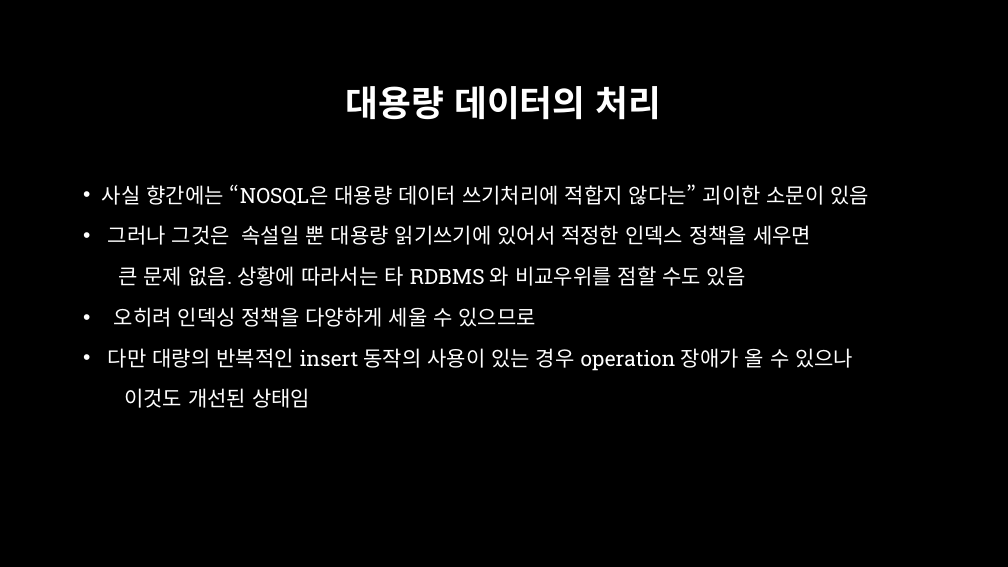
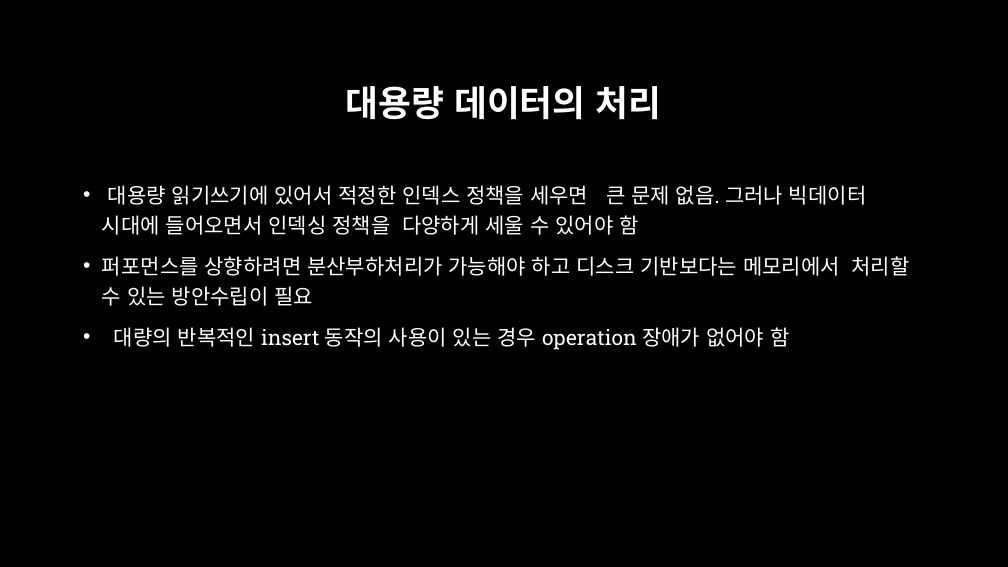
Before and after one commit to aliasgis/OSGEO, a slide deck: slide 9 of Mongodb 와 공간정보.pptx. Drawn at 1008x567 pixels with LibreOffice and Linux fonts; fonts in the diff are those of the drawing; background and template pictures are left out. Boxes give left, top, right and bottom in pixels: in the first picture for what was removed or moved away, otherwise in the second. Text is boxed around its words. In the diff, an @@ line names an element or a change of style, - is before the commit and + after.

```diff
--- a/Mongodb 와 공간정보.pptx
+++ b/Mongodb 와 공간정보.pptx
@@ text at bbox=[102, 185, 910, 350]: text changed @@
-• 사실 향간에는 “NOSQL은 대용량 데이터 쓰기처리에 적합지 않다는” 괴이한 소문이 있음
-• 그러나 그것은 속설일 뿐 대용량 읽기쓰기에 있어서 적정한 인덱스 정책을 세우면
-큰 문제 없음. 상황에 따라서는 타 RDBMS 와 비교우위를 점할 수도 있음
-• 오히려 인덱싱 정책을 다양하게 세울 수 있으므로
-• 다만 대량의 반복적인 insert 동작의 사용이 있는 경우 operation 장애가 올 수 있으나
-이것도 개선된 상태임
+• 대용량 읽기쓰기에 있어서 적정한 인덱스 정책을 세우면 큰 문제 없음. 그러나 빅데이터 시대에 들어오면서 인덱싱 정책을 다양하게 세울 수 있어야 함
+• 퍼포먼스를 상향하려면 분산부하처리가 가능해야 하고 디스크 기반보다는 메모리에서 처리할 수 있는 방안수립이 필요
+• 대량의 반복적인 insert 동작의 사용이 있는 경우 operation 장애가 없어야 함
```
Also in this commit, not shown: 12 other slides changed, 14 slides added, 2 slides removed.
